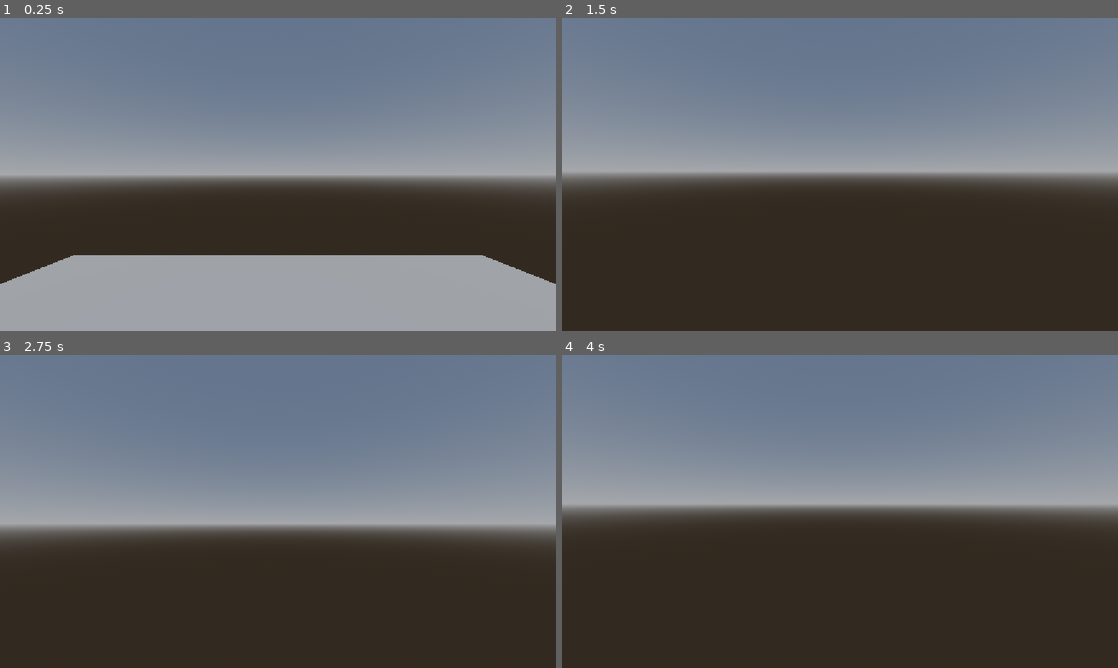
Above: before the commit, frames 1-4 (two rows, left to right).
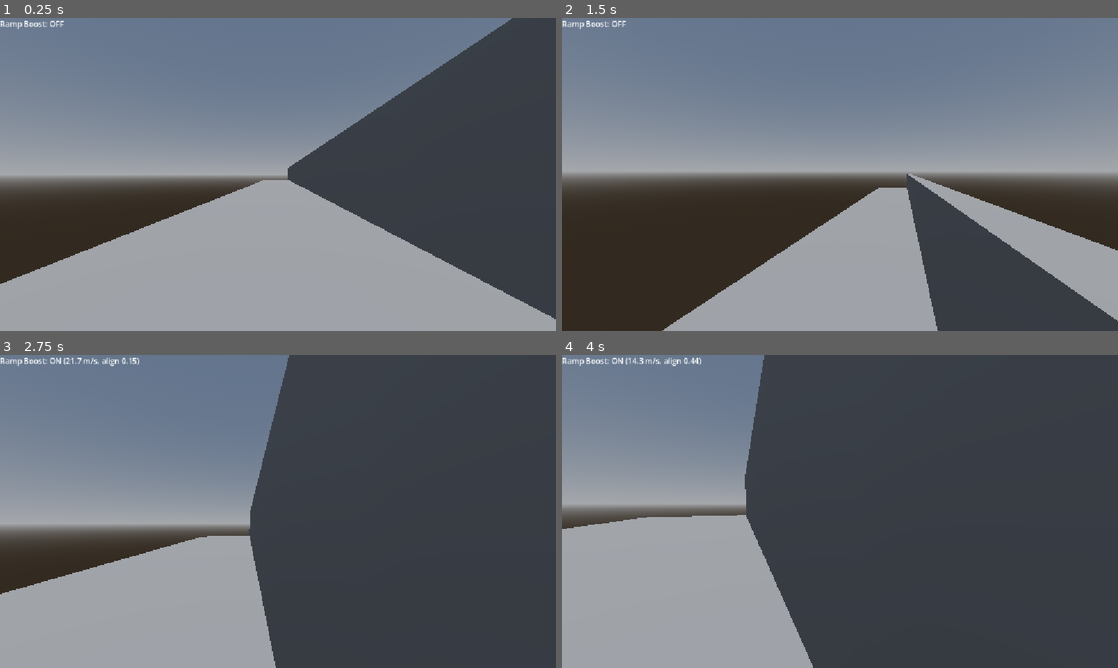
Above: after the commit, the same moments.

Repository: Dolphinos7/GodotSchmovementThing
Game: Godot game, scene res://node_3d.tscn
The game is run twice, just before and just after one commit, with the same random seed, the same clock (stepped at 60 frames per second) and the same inputs.
Inputs (mouse positions are in pixels of both pictures, inside the frame that each line leads up to):
- Up to frame 1 (0.25 s): no input
- Up to frame 2 (1.5 s): tap Enter (ui_accept) at 0.5, 0.77 s; move the mouse to (867, 174) at 0.52 s; hold W (move_forward) from 0.53 s (still down); move the mouse to (812, 174) at 1.27 s
- Up to frame 3 (2.75 s): keep holding W (move_forward); tap Enter (ui_accept) at 1.52 s; move the mouse to (289, 505) at 2.02 s
- Up to frame 4 (4 s): keep holding W (move_forward); move the mouse to (834, 517) at 2.77 s; tap Enter (ui_accept) at 3.02, 3.77 s; move the mouse to (878, 514) at 3.52 s

The runs differ from the first frame. In frame 1, 33% of the frame differs, in the area x 0-100%, y 0-97%; in frame 2, 26%; in frame 3, 67%; in frame 4, 80%, in the area x 0-100%, y 0-100%.

Commit message:
movement-kind-of-works-v1

Diff:
--- a/Schmove.gd
+++ b/Schmove.gd
@@ -1,12 +1,17 @@
 extends CharacterBody3D
+
+@onready var debug_label: Label = $"../CanvasLayer/DebugText"
 
 var mouse_sens = 0.3
 var camera_anglev=0
 const SPEED = 5.0
-const JUMP_VELOCITY = 4.5
+const JUMP_VELOCITY = 9.0
 const AIR_ACCEL = 20.0
 const AIR_MAX_SPEED = 20.0
-const RAMP_BOOST_SPEED = 14.0
+const RAMP_BOOST_MIN_SPEED = 3.0
+const RAMP_BOOST_ACCEL = 30.0
+const RAMP_BOOST_MAX_SPEED = 20.0
+const RAMP_HOLD_ALIGNMENT_MIN = 0.1
 
 # Called when the node enters the scene tree for the first time.
 func _ready() -> void:
@@ -48,14 +53,6 @@
 	if input_dir:
 		air_wish_dir = (camera_basis * Vector3(input_dir.x, 0, input_dir.y)).normalized()
 
-	# Ramp-boost wish direction always points where the camera is facing,
-	# ignoring strafe - so holding A/D into a ramp while looking forward still
-	# boosts you forward, like pushing into a CS surf ramp. Only used by the
-	# ramp boost check below, not general air movement.
-	var ramp_wish_dir := Vector3.ZERO
-	if input_dir:
-		ramp_wish_dir = -camera_basis.z
-
 	if is_on_floor():
 		if direction:
 			velocity.x = direction.x * SPEED
@@ -67,7 +64,7 @@
 		_air_accelerate(air_wish_dir, delta)
 
 	move_and_slide()
-	_apply_ramp_boost(ramp_wish_dir)
+	_apply_ramp_boost(air_wish_dir, delta)
 
 func _air_accelerate(wish_dir: Vector3, delta: float) -> void:
 	if not wish_dir:
@@ -76,18 +73,45 @@
 	var add_speed: float = clamp(AIR_MAX_SPEED - current_speed, 0.0, AIR_ACCEL * delta)
 	velocity += wish_dir * add_speed
 
-func _apply_ramp_boost(wish_dir: Vector3) -> void:
+func _apply_ramp_boost(wish_dir: Vector3, delta: float) -> void:
+	debug_label.text = "Ramp Boost: OFF"
 	if not wish_dir:
-		return
+		return # not holding any key at all - never boost
+
 	for i in get_slide_collision_count():
 		var collision := get_slide_collision(i)
 		var normal := collision.get_normal()
 		if normal.angle_to(Vector3.UP) <= floor_max_angle:
 			continue # walkable floor, not a ramp face
 
-		# Push along the ramp surface in the camera-forward direction, whether
-		# the ramp is dead ahead or off to the side - no longer requires facing
-		# directly into it.
-		var along_ramp: Vector3 = (wish_dir - normal * wish_dir.dot(normal)).normalized()
-		velocity = along_ramp * RAMP_BOOST_SPEED
+		# How directly your held input pushes into this surface, measured
+		# horizontally only - the ramp's own incline angle is intentionally
+		# excluded, so a 60-degree ramp and a 90-degree wall feel the same
+		# when you're facing toward them. 0 = purely along it, 1 = dead-on.
+		var flat_wish: Vector3 = Vector3(wish_dir.x, 0, wish_dir.z)
+		var flat_normal: Vector3 = Vector3(normal.x, 0, normal.z)
+		if not flat_wish or not flat_normal:
+			continue
+		var align: float = flat_wish.normalized().dot(-flat_normal.normalized())
+		if align <= RAMP_HOLD_ALIGNMENT_MIN:
+			continue
+
+		# Damp existing vertical velocity toward zero, in proportion to how
+		# perpendicular you're pushing - fully perpendicular zeroes it
+		# outright regardless of how fast you were already falling.
+		velocity.y = lerp(velocity.y, 0.0, align)
+
+		# Redirect velocity along the ramp surface, then accelerate it toward
+		# RAMP_BOOST_MAX_SPEED a little each tick - staying on the ramp longer
+		# keeps building speed, but it levels off instead of compounding.
+		var along_ramp: Vector3 = velocity - normal * velocity.dot(normal)
+		var speed: float = along_ramp.length()
+		if speed < RAMP_BOOST_MIN_SPEED:
+			debug_label.text = "Ramp Boost: ON (holding, align %.2f)" % align
+			break
+
+		var dir: Vector3 = along_ramp / speed
+		var add_speed: float = clamp(RAMP_BOOST_MAX_SPEED - speed, 0.0, RAMP_BOOST_ACCEL * delta)
+		velocity = dir * (speed + add_speed)
+		debug_label.text = "Ramp Boost: ON (%.1f m/s, align %.2f)" % [speed + add_speed, align]
 		break
--- a/node_3d.tscn
+++ b/node_3d.tscn
@@ -16,11 +16,19 @@
 [node name="Node3D" type="Node3D" unique_id=1622552029]
 
 [node name="StartingPlatform" type="CSGBox3D" parent="." unique_id=1585047234]
-transform = Transform3D(10, 0, 0, 0, 1, 0, 0, 0, 10, 0, 6.7852335, 0)
+transform = Transform3D(10, 0, 0, 0, 1, 0, 0, 0, 151.35776, 0, 6.7852335, 0)
+use_collision = true
+
+[node name="StartingPlatform2" type="CSGBox3D" parent="." unique_id=998609187]
+transform = Transform3D(-0.01745386, 0.9999984, 0, -9.999985, -0.0017453859, 0, 0, 0, 151.35774, 4.286783, 6.7852335, 0)
 use_collision = true
 
 [node name="Ramp1" type="CSGBox3D" parent="." unique_id=1830246044]
 transform = Transform3D(10, 0, 0, 0, 0.5284383, 8.489717, 0, -0.84897166, 5.2843833, -13.408764, 5.3094645, 3.2776985)
+use_collision = true
+
+[node name="Ramp4" type="CSGBox3D" parent="." unique_id=645301887]
+transform = Transform3D(10, 0, 0, 0, -4.371139e-08, -10, 0, 1, -4.371139e-07, -13.408764, 5.3094645, -5.2013836)
 use_collision = true
 
 [node name="Ramp2" type="CSGBox3D" parent="." unique_id=87222236]
@@ -45,3 +53,9 @@
 
 [node name="DirectionalLight3D" type="DirectionalLight3D" parent="." unique_id=716343182]
 transform = Transform3D(1, 0, 0, 0, -4.371139e-08, 1, 0, -1, -4.371139e-08, 0, 16.21684, 0.0064697266)
+
+[node name="CanvasLayer" type="CanvasLayer" parent="." unique_id=1587303332]
+
+[node name="DebugText" type="Label" parent="CanvasLayer" unique_id=1367808577]
+offset_right = 50.0
+offset_bottom = 23.0
